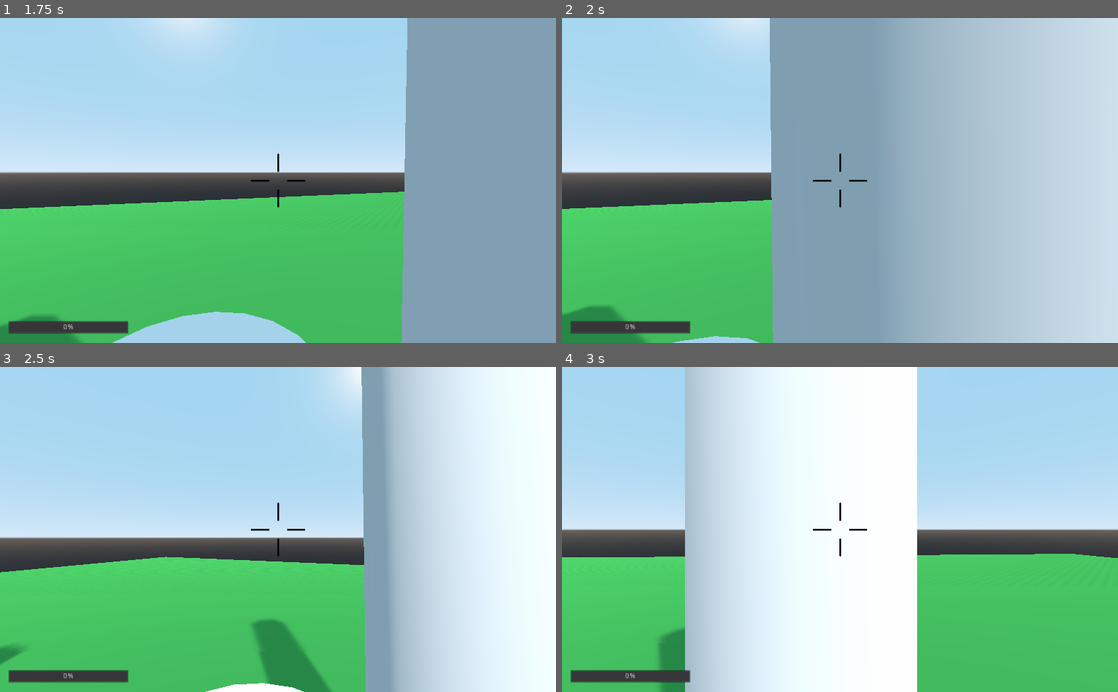
Above: before the commit, frames 1-4 (two rows, left to right).
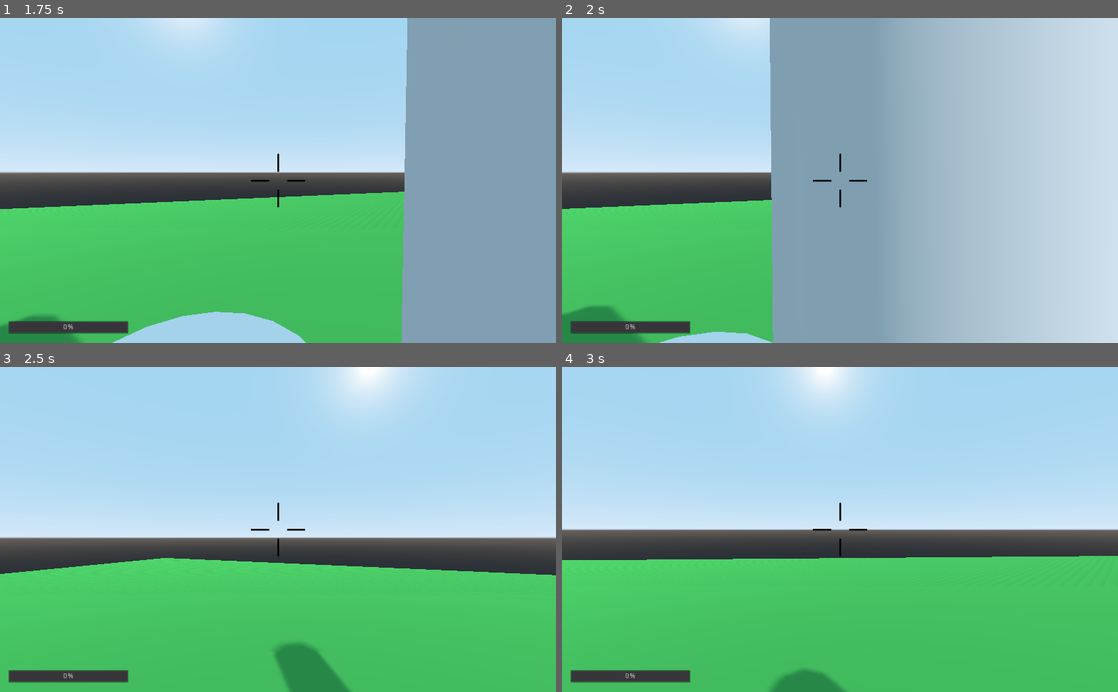
Above: after the commit, the same moments.

Repository: camgrodgers/senior-fps
Game: Godot game, scene res://Main.tscn
Same seed, same stepped clock (60 frames per second), same inputs: the game is played once before the commit and once after it.
Inputs (mouse positions are in pixels of both pictures, inside the frame that each line leads up to):
- Up to frame 1 (1.75 s): move the mouse to (272, 187) at 0.52 s; hold Up (move_forward) from 0.53 s (still down); click (272, 187) at 0.6 s; move the mouse to (316, 183) at 1.27 s; click (316, 183) at 1.35 s
- Up to frame 2 (2 s): keep holding Up (move_forward)
- Up to frame 3 (2.5 s): keep holding Up (move_forward); move the mouse to (233, 526) at 2.02 s; click (233, 526) at 2.1 s
- Up to frame 4 (3 s): move the mouse to (845, 529) at 2.77 s; release Up (move_forward) at 2.78 s; hold A (move_left) from 2.78 s (still down); click (845, 529) at 2.85 s

Frame 1 is identical in both runs. In frame 2, 0.3% of the frame differs, in the area x 17-38%, y 96-100%; in frame 3, 34%; in frame 4, 40%, in the area x 0-100%, y 0-100%.

Commit message:
Two States- Find and Hold
Enemies will follow to a certain distance. Will resume following when player reaches a further distance.

Diff:
--- a/Enemies/Enemy.gd
+++ b/Enemies/Enemy.gd
@@ -5,6 +5,13 @@
 var target = null
 var path: Array = []
 var progress: float = 0
+
+enum {
+	FIND,
+	HOLD
+}
+
+var state = FIND
 
 func _ready():
 	pass
@@ -29,18 +36,35 @@
 #	print(progress)
 #	self.translation = path[round(progress)]
 
-	if path.size() < 1:
-		prep()
-	var speed = 4.0
-	var moving = speed * delta
-	var to = path[0]
-	var distance = translation.distance_to(to)
-	if distance < moving:
-		path.pop_front()
-		return
+	match state:
+		FIND:
+			if path.size() < 1:
+				prep()
+			var speed = 4.0
+			var moving = speed * delta
+			var to = path[0]
+			var distance = translation.distance_to(to)
+			var total_distance = 0
+			for point in path:
+				total_distance += translation.distance_to(point)
+			if total_distance < 15:
+				state = HOLD
+			if distance < moving:
+				path.pop_front()
+				return
 
-	translation = translation.linear_interpolate(to, moving / distance)
-
+			translation = translation.linear_interpolate(to, moving / distance)
+		HOLD:
+			prep()
+			var speed = 4.0
+			var moving = speed * delta
+			var to = path[0]
+			var distance = translation.distance_to(to)
+			var total_distance = 0
+			for point in path:
+				total_distance += translation.distance_to(point)
+			if total_distance > 25:
+				state = FIND
 
 func take_damage():
 	self.queue_free()
Not shown, added: .mono/assemblies/Debug/GodotSharp.xml
Not shown, added: .mono/assemblies/Debug/GodotSharpEditor.xml
Not shown, added: .mono/assemblies/Debug/api_hash_cache.cfg
Not shown, added: .mono/metadata/ide_messaging_meta.txt
Not shown, added: .mono/assemblies/Debug/GodotSharp.dll
Not shown, added: .mono/assemblies/Debug/GodotSharp.pdb
Not shown, added: .mono/assemblies/Debug/GodotSharpEditor.dll
Not shown, added: .mono/assemblies/Debug/GodotSharpEditor.pdb
